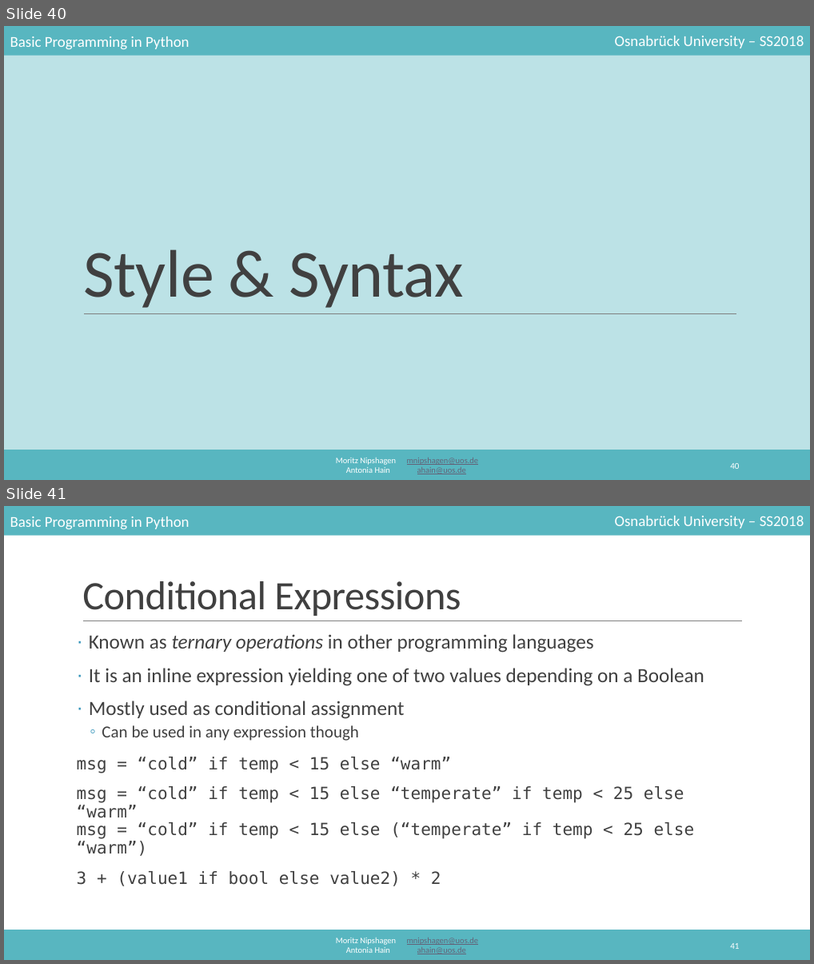
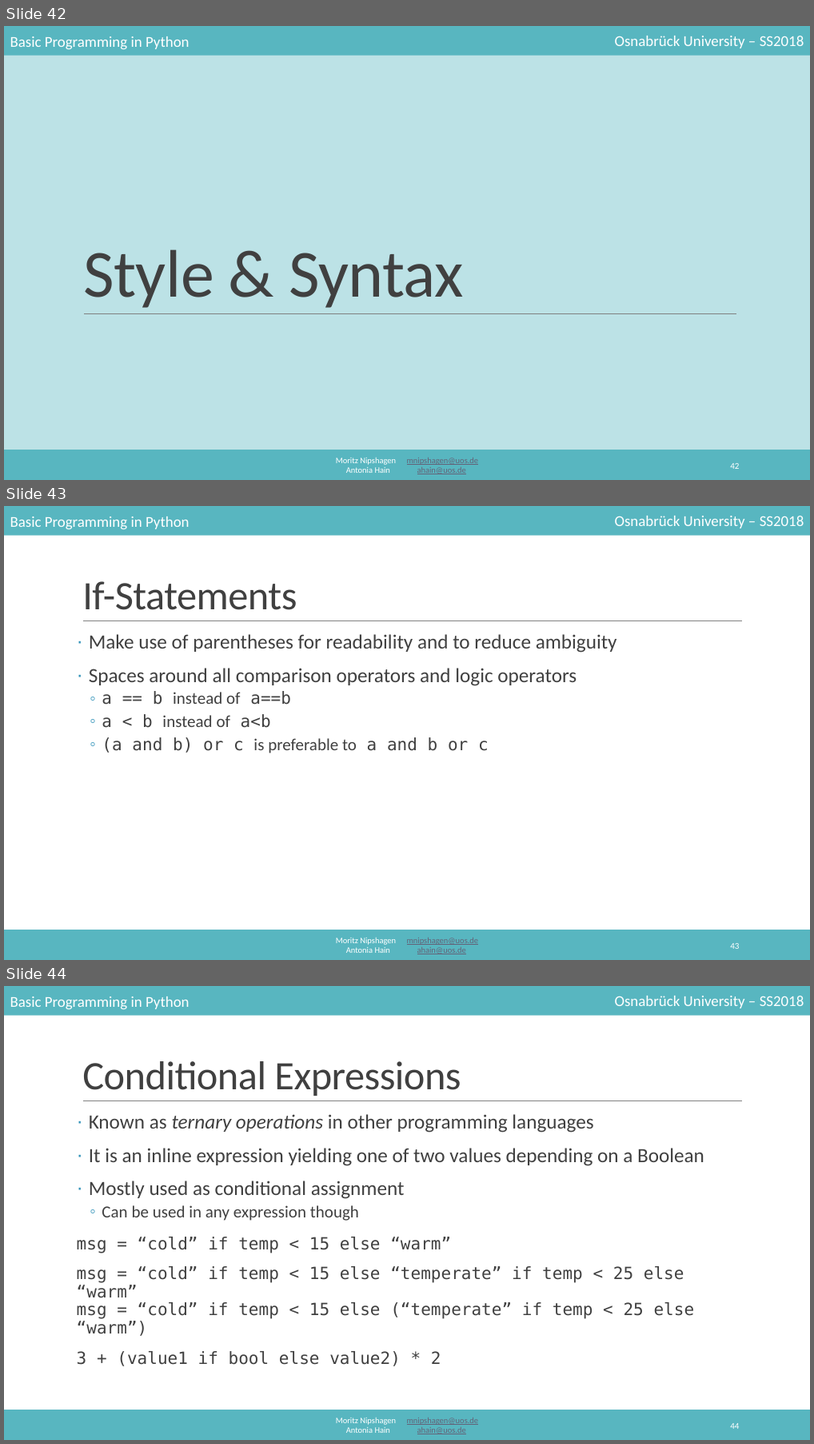
Before and after one commit to mnipshagen/monty, a slide deck: 2018/03/control_structures.pptx. Shown one above the other, each under a label of ours: slides 40 and 41 before the commit, slides 42, 43 and 44 after it. The pictures are 814x964 and 814x1444 pixels, drawn with LibreOffice and Linux fonts; fonts in the diff are those of the drawing. Boxes give left, top, right and bottom in pixels: in the first picture for what was removed or moved away, otherwise in the second. Text is boxed around its words. In the diff, an @@ line names an element or a change of style, - is before the commit and + after.

```diff
--- a/2018/03/control_structures.pptx
+++ b/2018/03/control_structures.pptx
@@ slide 43 added at (4, 506, 810, 960), background #FFFFFF; not listed: 6 template elements that a slide beside it also shows @@
@@ title added at (82, 581, 297, 610), 48 pt, text #404040 @@
+If-Statements
@@ text added at (89, 634, 618, 753), 24 pt, text #404040 @@
+· Make use of parentheses for readability and to reduce ambiguity
+· Spaces around all comparison operators and logic operators
+  ◦ a == b instead of a==b
+  ◦ a < b instead of a<b
+  ◦ (a and b) or c is preferable to a and b or c
@@ page number added at (730, 943, 739, 948), 10.5 pt, text #FFFFFF @@
+43
@@ what was slide 40 is now slide 42 @@
@@ page number at (730, 463, 739, 468): text changed @@
-40
+42
@@ what was slide 41 is now slide 44 @@
@@ page number at (730, 1423, 739, 1428): text changed @@
-41
+44
```
Also in this commit, not shown: 19 slides changed, 5 other slides added, 5 other files.
